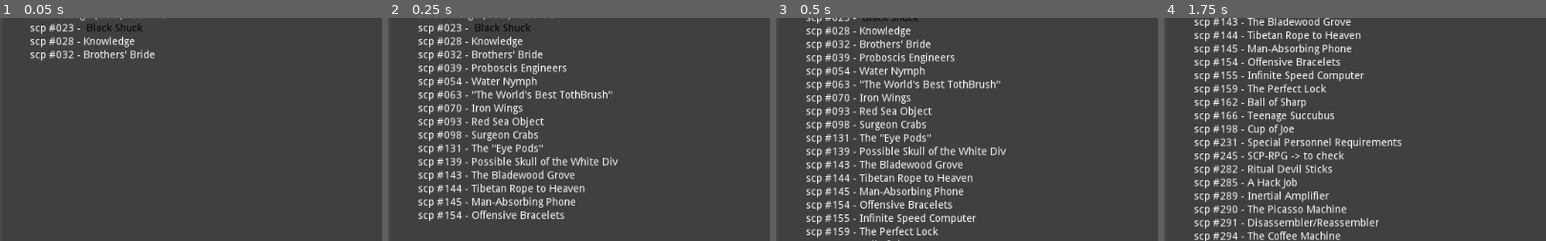
Above: before the commit, frames 1-4 (left to right).
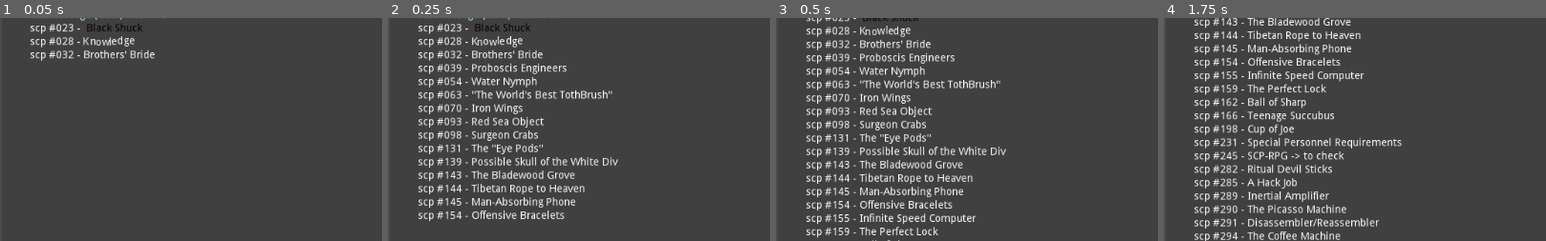
Above: after the commit, the same moments.

Repository: Fruktus/RPChat
Game: Godot game, scene res://scenes/chat/chat.tscn
The game is run twice, just before and just after one commit, with the same random seed, the same clock (stepped at 60 frames per second) and the same inputs. Before the commit the project has no main scene; this scene is started directly in both runs.
Inputs (mouse positions are % of the whole screen's width and height, from its top left):
- Up to frame 1 (0.05 s): no input
- Up to frame 2 (0.25 s): no input
- Up to frame 3 (0.5 s): no input
- Up to frame 4 (1.75 s): click (48, 94) at 0.52 s; type "12" at 0.6 s; click "send" at 1.25 s
The pictures show only the part of the screen within x 0-50%, y 5-55%; the shares and areas given below are measured in that part.

The runs differ from the first frame. In frame 1, 0.3% of the frame differs, in the area x 21-36%, y 8-14%; in frame 2, 0.2%; in frame 3, 0.2%; in frame 4, nothing differs.

Commit message:
implement EffectFactory, implement color and shake effects

Diff:
--- a/project.godot
+++ b/project.godot
@@ -8,14 +8,38 @@
 
 config_version=4
 
-_global_script_classes=[  ]
+_global_script_classes=[ {
+"base": "MarginContainer",
+"class": "Character",
+"language": "GDScript",
+"path": "res://scenes/chat/assets/Character.gd"
+}, {
+"base": "TS_Effect",
+"class": "TS_Color",
+"language": "GDScript",
+"path": "res://scenes/chat/effects/text_static/ts_color.gd"
+}, {
+"base": "Reference",
+"class": "TS_Effect",
+"language": "GDScript",
+"path": "res://scenes/chat/effects/text_static/ts_template.gd"
+}, {
+"base": "TS_Effect",
+"class": "TS_Shake",
+"language": "GDScript",
+"path": "res://scenes/chat/effects/text_static/ts_shake.gd"
+} ]
 _global_script_class_icons={
-
+"Character": "",
+"TS_Color": "",
+"TS_Effect": "",
+"TS_Shake": ""
 }
 
 [application]
 
 config/name="RPGCClient"
+run/main_scene="res://scenes/chat/Chat.tscn"
 config/icon="res://icon.png"
 
 [autoload]
--- a/scenes/chat/EffectFactory.gd
+++ b/scenes/chat/EffectFactory.gd
@@ -7,34 +7,36 @@
 
 
 func get_effect(effect_name: String):
-	# TODO maybe load self as dict, that gives a list of methods
-	# and check if wanted method is there
-	# because otherwise i'll have to create dict with mapping
-	# and the function, so i'll need to update both when creating new effects
-	pass
+	if effect_name in self.effects:
+		var effect_class = load(self.effects[effect_name])
+		return effect_class.new()
+
+	return null  # FIXME should be done in some nicer way, like return empty or false
 
 var effects = {"asd": "Asd",
-				"ts_color": funcref(self, "ts_color")}
+				"ts_color": "res://scenes/chat/effects/text_static/ts_color.gd",
+				"ts_shake": "res://scenes/chat/effects/text_static/ts_shake.gd",
+				"template": "res://lion.gd"}
 
 # effect(delta: float, params: dict) -> {'completed': bool, 'params': dict}
 
 # # # # # # # # # # # #
 # Text Static Effects #
 # # # # # # # # # # # #
-func ts_wave(amplitude, speed):
+func ts_wave(params):
 	pass
 
 
-func ts_spread(amount):
+func ts_spread(params):
 	# like shake but not animated
 	pass
 
 
-func ts_shake(amount):
+func ts_shake(params):
 	pass
 
 
-func ts_color(color):
+func ts_color(params):
 	pass
 
 
--- a/scenes/chat/assets/character.gd
+++ b/scenes/chat/assets/character.gd
@@ -1,21 +1,44 @@
+class_name Character
+
 extends MarginContainer
 
+var active_effects = []
+
+
+func _ready() -> void:
+	self.visible = false
+	set_process(false)
+
+func enable() -> void:
+	if len(self.active_effects) > 0:
+		set_process(true)
+	self.visible = true
 
 func init_effects(effects: Dictionary):
-	# apply all the effects, store them in array
-	if 'color' in effects:
-		$Label.add_color_override("font_color", ColorN(effects['color']))
+	# TODO apply all the effects, store them in array
+	# effects should be kept since some of them will require being processed
+	# TODO I should figure out some way to tell which are ran once and which should
+	# be ran all the time
+	for key in effects:
+		var effect = effects[key]
+
+		if effect.run_once():
+			effect.apply(self)
+		else:
+			self.active_effects.append(effect)
+
+#	if 'color' in effects:
+#		$Label.add_color_override("font_color", ColorN(effects['color']))
+
+
+func get_label():
+	return $Label
+
 
 func set_character(text):
 	$Label.text = text
-#func _process(delta: float) -> void:
-#	# make it
-#	pass
 
 
-# TODO attach script to linecontainer, make it know how many actual characters
-			# it has inside (may have more nodes than chars because tags)
-			# create a method which would retrieve character based on its idx
-			# independently from the line it is on
-
-# TODO make method for appending characters
+func _process(delta: float) -> void:
+	for effect in self.active_effects:
+		effect.apply(self)
--- a/scenes/chat/assets/message.gd
+++ b/scenes/chat/assets/message.gd
@@ -2,14 +2,15 @@
 
 
 var effects = {}
+var td_effects: Array  # array of funcref
+var final_effect: FuncRef
+var current_effect: int = 0
 
 signal finished_playing
 
 
 func _ready() -> void:
 	set_process(false)
-
-# will later contain full parsing mechanisms or smth
 
 # every message will be self-contained parsing-wise, as in at first you pass ALL
 # the parameters needed to format stuff and at the end everything gets reset (to think about, maybe change)
@@ -34,7 +35,7 @@
 
 	for token in parsed_message_array:
 		if token is Dictionary:
-			var tag =  preload("res://scenes/chat/assets/tag.tscn").instance()
+			var tag =  preload("res://scenes/chat/assets/Tag.tscn").instance()
 			tag.init(token)
 
 			$LineContainer.append(tag)
@@ -44,9 +45,8 @@
 					$LineContainer.newline()
 					continue
 
-				var character_container = preload("res://scenes/chat/assets/character.tscn").instance()
+				var character_container = preload("res://scenes/chat/assets/Character.tscn").instance()
 				character_container.set_character(character)
-				character_container.visible = false
 				$LineContainer.append(character_container)
 
 func parse_text(text):
@@ -84,8 +84,20 @@
 
 func update_settings(tag):
 	# meant to change the way new characters are set up
+	# TODO should grab new effects from effect factory
+
 	for key in tag.effects:
-		effects[key] = tag.effects[key]
+		# if key in effects:
+		#     del effects[key]
+		var effect = EffectFactory.get_effect(key)
+		# and then
+#		effects.append(effect)
+
+
+		# TODO this is used for coloring text at the moment, but should be removed
+		# when effect generation is complete
+#		effects[key] = tag.effects[key]
+		self.effects[key] = effect
 
 # work in progress, effect application mechanism
 func _apply_effects(delta: float):
@@ -101,8 +113,7 @@
 			# else:  # not a tag, so apply effects
 			# apply dynamic effects
 			while current_effect < len(td_effects):
-				var res = td_effects[current_effect].call(delta, last_params)  # res[0] = completion, res[1] = params
-				last_params = res['params']
+				var res = td_effects[current_effect].call(delta)  # res[0] = completion, res[1] = params
 				if not res['completed']:
 					return
 				current_effect += 1
@@ -112,14 +123,9 @@
 			# should have separate tables for different effects
 
 	#		final_effect.call_func(character)
-			element.visible = true
+			element.enable()
 	emit_signal("finished_playing")
 	set_process(false)
 
-var td_effects: Array  # array of funcref
-var final_effect: FuncRef
-var last_params: Dictionary
-var current_effect: int = 0
-
 func _process(delta: float):
 	_apply_effects(delta)
--- a/scenes/chat/chat.tscn
+++ b/scenes/chat/chat.tscn
@@ -1,9 +1,9 @@
 [gd_scene load_steps=7 format=2]
 
-[ext_resource path="res://scenes/chat/messageinput.gd" type="Script" id=1]
-[ext_resource path="res://scenes/chat/messagescontainer.gd" type="Script" id=2]
-[ext_resource path="res://scenes/chat/SendButton.gd" type="Script" id=3]
-[ext_resource path="res://scenes/chat/ScrollContainer.gd" type="Script" id=4]
+[ext_resource path="res://scenes/chat/ScrollContainer.gd" type="Script" id=1]
+[ext_resource path="res://scenes/chat/SendButton.gd" type="Script" id=2]
+[ext_resource path="res://scenes/chat/MessagesContainer.gd" type="Script" id=3]
+[ext_resource path="res://scenes/chat/MessageInput.gd" type="Script" id=4]
 
 [sub_resource type="Shader" id=1]
 code = "shader_type canvas_item;
@@ -61,6 +61,8 @@
 "_edit_use_anchors_": false
 }
 
+[node name="BGMPlayer" type="AudioStreamPlayer" parent="."]
+
 [node name="MarginContainer" type="MarginContainer" parent="."]
 anchor_right = 1.0
 anchor_bottom = 1.0
@@ -96,14 +98,14 @@
 margin_bottom = 526.0
 size_flags_horizontal = 3
 size_flags_vertical = 3
-script = ExtResource( 4 )
+script = ExtResource( 1 )
 
 [node name="MessagesContainer" type="VBoxContainer" parent="MarginContainer/VBoxContainer/HBoxContainer/ScrollContainer"]
 margin_right = 944.0
 margin_bottom = 526.0
 size_flags_horizontal = 3
 size_flags_vertical = 3
-script = ExtResource( 2 )
+script = ExtResource( 3 )
 
 [node name="tmpmsg" type="Label" parent="MarginContainer/VBoxContainer/HBoxContainer/ScrollContainer/MessagesContainer"]
 material = SubResource( 2 )
@@ -121,14 +123,14 @@
 margin_bottom = 30.0
 rect_min_size = Vector2( 0, 30 )
 size_flags_horizontal = 3
-script = ExtResource( 1 )
+script = ExtResource( 4 )
 
 [node name="SendButton" type="Button" parent="MarginContainer/VBoxContainer/MessageEditor"]
 margin_left = 901.0
 margin_right = 944.0
 margin_bottom = 30.0
 text = "send"
-script = ExtResource( 3 )
+script = ExtResource( 2 )
 [connection signal="message_added" from="MarginContainer/VBoxContainer/HBoxContainer/ScrollContainer/MessagesContainer" to="MarginContainer/VBoxContainer/HBoxContainer/ScrollContainer" method="_on_message_added"]
 [connection signal="send_text" from="MarginContainer/VBoxContainer/MessageEditor/MessageInput" to="MarginContainer/VBoxContainer/HBoxContainer/ScrollContainer/MessagesContainer" method="add_message"]
 [connection signal="send_button_pressed" from="MarginContainer/VBoxContainer/MessageEditor/SendButton" to="MarginContainer/VBoxContainer/MessageEditor/MessageInput" method="_send_text"]
--- /dev/null
+++ b/scenes/chat/effects/text_static/ts_color.gd
@@ -0,0 +1,21 @@
+extends TS_Effect
+class_name TS_Color
+
+var color: Color
+
+
+
+func init(params: Dictionary):
+	self.color = ColorN(params.get('color', 'white'))
+
+
+func instance():
+	return self
+
+
+func apply(Character: Character):
+	Character.get_label().add_color_override("font_color", self.color)
+
+
+func run_once():
+	return true
--- /dev/null
+++ b/scenes/chat/effects/text_static/ts_shake.gd
@@ -0,0 +1,27 @@
+extends TS_Effect
+class_name TS_Shake
+
+var pos = Vector2(0,0)
+
+
+
+func init(params: Dictionary):
+	# param should contain all the parameters that the effect accepts,
+	# but effect should also provide defaults for those and check if params are present
+	pass
+
+func instance():
+	self
+
+func apply(Character: Character):
+	# this method should execute character logic, may be ran more than once in loop
+	pos = Vector2(rand_range(-1,1), rand_range(-1,1))
+	Character.get_label().set_position(pos)
+
+
+func run_once():
+	# when effect is initialized (appended to Character) the Character
+	# runs this.
+	# if true, the effect is executed immediately and discarded.
+	# if false, the effect will be executed in the process loop after initialization
+	return false
--- /dev/null
+++ b/scenes/chat/effects/text_static/ts_template.gd
@@ -0,0 +1,23 @@
+class_name TS_Effect
+# All of the text-static effects have to implement these methods
+
+
+func init(params: Dictionary):
+	# param should contain all the parameters that the effect accepts,
+	# but effect should also provide defaults for those and check if params are present
+	pass
+
+func instance():
+	pass
+
+func apply(Character: Character):
+	# this method should execute character logic, may be ran more than once in loop
+	pass
+
+
+func run_once():
+	# when effect is initialized (appended to Character) the Character
+	# runs this.
+	# if true, the effect is executed immediately and discarded.
+	# if false, the effect will be executed in the process loop after initialization
+	pass
--- a/scenes/chat/messagescontainer.gd
+++ b/scenes/chat/messagescontainer.gd
@@ -21,7 +21,7 @@
 		add_message(file.get_line())
 
 func add_message(text: String):
-	var message = preload("res://scenes/chat/assets/message.tscn").instance()
+	var message = preload("res://scenes/chat/assets/Message.tscn").instance()
 	message.init(text)
 
 	if not message_playing:
Not shown, changed: export_presets.cfg
Not shown, changed: test.txt
Not shown, added: .gitignore
